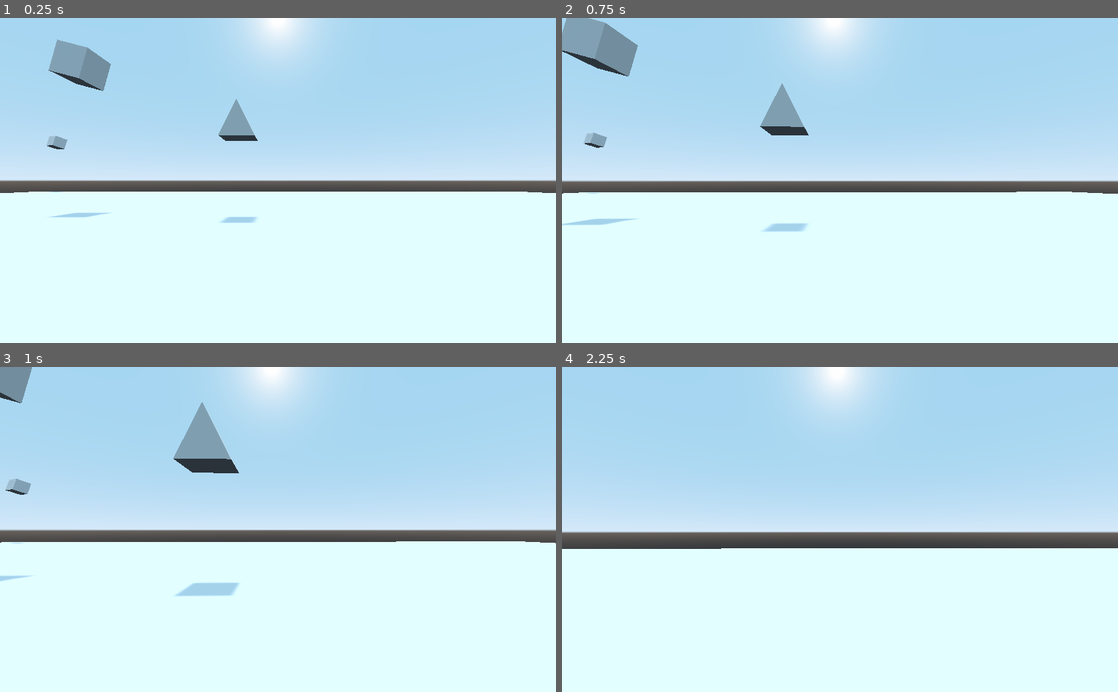
Above: before the commit, frames 1-4 (two rows, left to right).
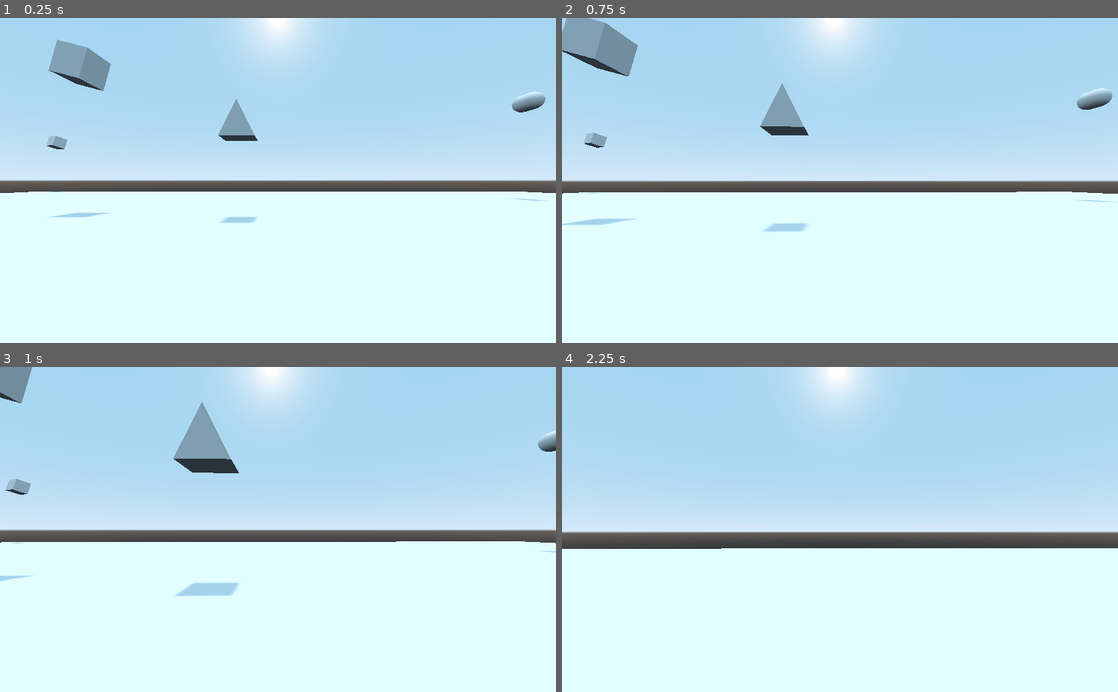
Above: after the commit, the same moments.

Repository: miguel-respaldo/p2022-rv
Game: Godot game, scene res://nivel.tscn
Same seed, same stepped clock (60 frames per second), same inputs: the game is played once before the commit and once after it.
Inputs (mouse positions are in pixels of both pictures, inside the frame that each line leads up to):
- Up to frame 1 (0.25 s): no input
- Up to frame 2 (0.75 s): tap Enter at 0.5 s; move the mouse to (867, 180) at 0.52 s; hold Up (ui_up) from 0.53 s (still down)
- Up to frame 3 (1 s): keep holding Up (ui_up)
- Up to frame 4 (2.25 s): keep holding Up (ui_up); move the mouse to (812, 529) at 1.27 s; move the mouse to (851, 523) at 2.02 s

The runs differ from the first frame. In frame 1, 0.3% of the frame differs, in the area x 92-99%, y 22-57%; in frame 2, 0.3%, in the area x 92-99%, y 21-57%; in frame 3, 0.1%; in frame 4, nothing differs.

Commit message:
Agregre nuevo mesh

Diff:
--- a/0305/camara-en-primera-persona/nivel.tscn
+++ b/0305/camara-en-primera-persona/nivel.tscn
@@ -1,9 +1,11 @@
-[gd_scene load_steps=4 format=2]
+[gd_scene load_steps=5 format=2]
 
 [ext_resource path="res://plataforma.tscn" type="PackedScene" id=1]
 [ext_resource path="res://jugador.tscn" type="PackedScene" id=2]
 
 [sub_resource type="PrismMesh" id=1]
+
+[sub_resource type="CapsuleMesh" id=2]
 
 [node name="Spatial" type="Spatial"]
 
@@ -45,3 +47,9 @@
 transform = Transform( 1, 0, 0, 0, 1, 0, 0, 0, 1, -2.26951, 5.87702, -14.1423 )
 mesh = SubResource( 1 )
 material/0 = null
+
+[node name="MeshInstancePedro" type="MeshInstance" parent="Cubos"]
+transform = Transform( 1, 0, 0, 0, 1, 0, 0, 0, 1, 29.8891, 11.754, -28.2846 )
+mesh = SubResource( 2 )
+skeleton = NodePath("../MeshInstance")
+material/0 = null
Not shown, added: .DS_Store
